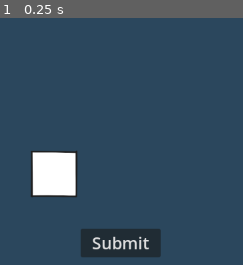
Above: before the commit, frame 1.
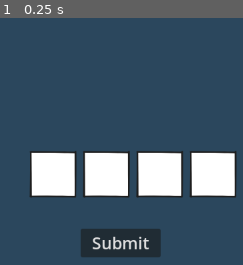
Above: after the commit, the same moment.

Repository: mromphf/mastermind
Game: Godot game, scene res://root.tscn
Two runs of this game, one before a commit and one after it. Both use one fixed random seed, a clock stepped at 60 frames per second and the inputs below.
Inputs:
- Up to frame 1 (0.25 s): no input
The pictures show only the part of the screen within x 50-100%, y 50-100%; the shares and areas given below are measured in that part.

The runs differ from the first frame. In frame 1, 11% of the frame differs, in the area x 11-98%, y 53-73%.

Commit message:
Selection boxes.

Diff:
--- a/HUD.tscn
+++ b/HUD.tscn
@@ -61,17 +61,41 @@
 offset_right = 40.0
 offset_bottom = 40.0
 
-[node name="TextureButton" type="TextureButton" parent="Control"]
+[node name="Selection1" type="TextureButton" parent="Control"]
 layout_mode = 0
 offset_left = 440.0
 offset_top = 600.0
-offset_right = 520.0
-offset_bottom = 680.0
+offset_right = 594.0
+offset_bottom = 754.0
+scale = Vector2(0.5, 0.5)
+texture_normal = ExtResource("2_tr441")
 
-[node name="BlcWhite" type="Sprite2D" parent="Control/TextureButton"]
-position = Vector2(40, 38)
+[node name="Selection2" type="TextureButton" parent="Control"]
+layout_mode = 0
+offset_left = 520.0
+offset_top = 600.0
+offset_right = 674.0
+offset_bottom = 754.0
 scale = Vector2(0.5, 0.5)
-texture = ExtResource("2_tr441")
+texture_normal = ExtResource("2_tr441")
+
+[node name="Selection3" type="TextureButton" parent="Control"]
+layout_mode = 0
+offset_left = 600.0
+offset_top = 600.0
+offset_right = 754.0
+offset_bottom = 754.0
+scale = Vector2(0.5, 0.5)
+texture_normal = ExtResource("2_tr441")
+
+[node name="Selection4" type="TextureButton" parent="Control"]
+layout_mode = 0
+offset_left = 680.0
+offset_top = 600.0
+offset_right = 834.0
+offset_bottom = 754.0
+scale = Vector2(0.5, 0.5)
+texture_normal = ExtResource("2_tr441")
 
 [node name="Submit" type="Button" parent="Control"]
 layout_mode = 1
@@ -83,4 +107,7 @@
 theme_override_font_sizes/font_size = 25
 text = "Submit"
 
-[connection signal="pressed" from="Control/TextureButton" to="." method="_pressed"]
+[connection signal="pressed" from="Control/Selection1" to="." method="_pressed"]
+[connection signal="pressed" from="Control/Selection2" to="." method="_pressed"]
+[connection signal="pressed" from="Control/Selection3" to="." method="_pressed"]
+[connection signal="pressed" from="Control/Selection4" to="." method="_pressed"]
